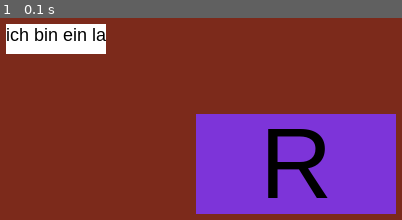
Above: before the commit, frame 1.
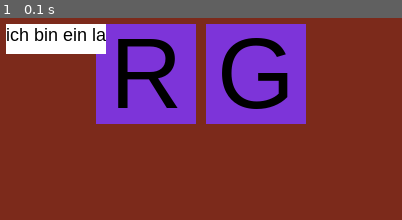
Above: after the commit, the same moment.

Repository: tea-enjoyer11/PlatformerGame0
Game: pygame game, started from uitest.py
Two runs of this game, one before a commit and one after it. Both use one fixed random seed, a clock stepped at 60 frames per second and the inputs below.
Inputs:
- Up to frame 1 (0.1 s): no input

The runs differ from the first frame. In frame 1, 46% of the frame differs, in the area x 23-99%, y 2-98%.

Commit message:
ui events

Diff:
--- a/Scripts/Ui/widgets.py
+++ b/Scripts/Ui/widgets.py
@@ -2,10 +2,17 @@
 from pygame import Rect, Surface, Color
 
 from functools import lru_cache
-from typing import Callable, Iterable, Dict, List, Tuple
+from typing import Callable, Iterable, Dict, List, Tuple, Set
 
 pygame.font.init()
 _default_font = pygame.sysfont.SysFont("arial", 18)
+
+
+UI_CLICK = pygame.USEREVENT + 0
+UI_RELEASE = pygame.USEREVENT + 1
+UI_HOVER_ENTER = pygame.USEREVENT + 2
+UI_HOVER = pygame.USEREVENT + 3
+UI_HOVER_EXIT = pygame.USEREVENT + 4
 
 
 @lru_cache(maxsize=1)
@@ -17,7 +24,8 @@
     def __init__(self) -> None:
         self.widgets: Dict[str, List[Widget]] = {
             "buttons": [],
-            "labels": []}
+            "labels": []
+        }
 
     def add(self, widget: "Widget") -> None:
         if isinstance(widget, Button):
@@ -25,7 +33,7 @@
         if isinstance(widget, Label):
             self.widgets["labels"].append(widget)
 
-    def render(self, surf):
+    def render_ui(self, surf):
         [w.render(surf) for w in self.widgets["buttons"]]
         [w.render(surf) for w in self.widgets["labels"]]
 
@@ -35,18 +43,78 @@
         mjrelease = pygame.mouse.get_just_released()
 
         for w in self.widgets["buttons"]:
-            if w.rect.collidepoint(mPos):
+            w_hover = w.rect.collidepoint(mPos)
+
+            # ! Achtung: was, wenn zwei Widgets übereinander liegen???
+            if w_hover:
+                if w._hover_state == 0:
+                    w._hover_state = 1
+                if w._hover_state == 1:
+                    w._hover_state = 2
+            else:
+                if w._hover_state == 2:
+                    w._hover_state = 3
+                if w._hover_state == 3:
+                    w._hover_state = 0
+
+            if w._hover_state == 1:
+                ev = pygame.event.Event(UI_HOVER_ENTER, attr1="click", ui_element=w)
+                pygame.event.post(ev)
+            if w._hover_state == 2:
+                ev = pygame.event.Event(UI_HOVER, attr1="click", ui_element=w)
+                pygame.event.post(ev)
+            if w._hover_state == 3:
+                ev = pygame.event.Event(UI_HOVER_EXIT, attr1="click", ui_element=w)
+                pygame.event.post(ev)
+
+            if w_hover:
                 if mjpress[0]:
-                    w._clicked()
+                    ev = pygame.event.Event(UI_CLICK, attr1="click", ui_element=w)
+                    pygame.event.post(ev)
                 if mjrelease[0]:
-                    w._released()
+                    ev = pygame.event.Event(UI_RELEASE, attr1="release", ui_element=w)
+                    pygame.event.post(ev)
+
+    def process_event(self, event: pygame.event.Event) -> None: ...
+
+
+# ist das überhaupt nötig?
+class WidgetGroup:
+    def __init__(self) -> None:
+        self.__widgets: List[Widget] = []
+
+    def add(self, widget: "Widget") -> None:
+        self.__widgets.append(widget)
+
+    def remove(self, widget: "Widget") -> None:
+        if widget in self.__widgets:
+            self.__widgets.remove(widget)
+        #     return
+        # raise ValueError("Widget not in WidgetGroup")
 
 
 class Widget:
-    def __init__(self, r) -> None:
+    def __init__(self, rect, image: pygame.Surface = None) -> None:
         get_ui_manager().add(self)
 
-        self.rect = r
+        self.rect = rect
+        self._image = image
+        self._blendmode = pygame.BLENDMODE_NONE
+
+        self._blit_data = [self._image, self.rect, None, self._blendmode]  # 1. None = pygame.Surface
+
+        self._hover_state = 0  # 0: nix, 1: enter, 2: hover, 3: exit
+
+    # region Widget properties
+    @property
+    def blendmode(self) -> int:
+        return self._blendmode
+
+    @blendmode.setter
+    def blendmode(self, blendmode: int) -> None:
+        self._blendmode = blendmode
+        self._blit_data[3] = blendmode
+    # endregion
 
     def render(self, surf: Surface):
         pygame.draw.rect(surf, "white", self.rect)
@@ -54,49 +122,14 @@
 
 class Button(Widget):
     def __init__(self, r, image: Surface = None) -> None:
-        super().__init__(r)
-
-        self.__image = image
-
-        self.__on_click: Callable = None
-        self.__on_click_params: Iterable = None
-        self.__on_release: Callable = None
-        self.__on_release_params: Iterable = None
-
-    # region button properties
-    @property
-    def on_click(self) -> Callable: return self.__on_click
-
-    @on_click.setter
-    def on_click(self, val: Callable) -> None: self.__on_click = val
-
-    @property
-    def on_click_params(self) -> Iterable: return self.__on_click_params
-
-    @on_click_params.setter
-    def on_click_params(self, val: Iterable) -> None: self.__on_click_params = val
-
-    @property
-    def on_release(self) -> Callable: return self.__on_release
-
-    @on_release.setter
-    def on_release(self, val: Callable) -> None: self.__on_release = val
-
-    @property
-    def on_release_params(self) -> Iterable: return self.__on_release_params
-
-    @on_release_params.setter
-    def on_release_params(self, val: Iterable) -> None: self.__on_release_params = val
-    # endregion
-
-    def _clicked(self) -> None:
-        self.__on_click(* self.__on_click_params)
-
-    def _released(self) -> None:
-        self.__on_release(* self.__on_release_params)
+        super().__init__(r, image)
 
     def render(self, surface: Surface) -> None:
-        ...
+        # super().render(surface)
+        if self._image:
+            surface.blit(*self._blit_data)
+        else:
+            pygame.draw.rect(surface, "white", self.rect)
 
 
 class Label(Widget):
@@ -104,30 +137,30 @@
         super().__init__(r)
 
         if font:
-            self.__font = font
+            self._font = font
         else:
-            self.__font = _default_font
-        self.__text: str = text
-        self.__clip_text = False
+            self._font = _default_font
+        self._text: str = text
+        self._clip_text = False
 
-    # region label properties
+    # region Label properties
     @property
-    def text(self) -> str: return self.__text
+    def text(self) -> str: return self._text
 
     @text.setter
-    def text(self, val: str): self.__text = val
+    def text(self, val: str): self._text = val
 
     @property
-    def clip_text(self) -> bool: return self.__clip_text
+    def clip_text(self) -> bool: return self._clip_text
 
     @clip_text.setter
-    def clip_text(self, val: bool) -> None: self.__clip_text = val
+    def clip_text(self, val: bool) -> None: self._clip_text = val
     # endregion
 
     def render(self, surf: Surface) -> None:
         super().render(surf)
-        txt_surf = self.__font.render(self.text, True, (0, 0, 0))
-        if self.__clip_text:
+        txt_surf = self._font.render(self.text, True, (0, 0, 0))
+        if self._clip_text:
             txt_r = txt_surf.get_rect()
             clip_r = Rect(0, 0, min(self.rect.w, txt_r.w), min(self.rect.h, txt_r.h))
             txt_surf = txt_surf.subsurface(clip_r)
--- a/uitest.py
+++ b/uitest.py
@@ -16,24 +16,36 @@
 is_running = True
 
 manager = get_ui_manager()
-btn1 = Button(Rect(20, 20, 100, 100))
-btn1.on_click = p
-btn1.on_click_params = (23.1, 2.321, 0.01)
-btn1.on_release = p1
-btn1.on_release_params = (32, 223.1, 2.321)
+
+icon = make_icon_from_letter("R", (100, 100), (0, 0, 0), (125, 52, 217))
+btn1 = Button(Rect(100, 10, 100, 100), image=icon)
+btn2 = Button(Rect(210, 10, 100, 100), image=make_icon_from_letter("G", (100, 100), (0, 0, 0), (125, 52, 217)))
 
 lbl = Label(Rect(10, 10, 100, 30), text="ich bin ein label")
 lbl.clip_text = True
 
 
-icon = make_icon_from_letter("R", (200, 100), (0, 0, 0), (125, 52, 217))
+while is_running:
+    screen.fill((124, 42, 27))
 
-
-while is_running:
-    dt = clock.tick(60) * .001
+    dt = clock.tick(30) * .001
     for event in pygame.event.get():
         if event.type == pygame.QUIT:
             is_running = False
+
+        if event.type == UI_CLICK:
+            if event.ui_element == btn1:
+                print("btn1 clicked")
+            if event.ui_element == btn2:
+                print("btn2 clicked")
+            # print("click  ", event)
+
+        if event.type == UI_RELEASE:
+            if event.ui_element == btn1:
+                print("btn1 released")
+            if event.ui_element == btn2:
+                print("btn2 released")
+            # print("release", event)
 
         # if event.type == pygame_gui.UI_BUTTON_PRESSED:
         #     if event.ui_element == hello_button:
@@ -58,11 +70,7 @@
 
     manager.update(dt)
 
-    screen.fill((124, 42, 27))
     # manager.draw_ui(screen)
-
-    manager.render(screen)
-
-    screen.blit(icon, (200, 100))
+    manager.render_ui(screen)
 
     pygame.display.update()
